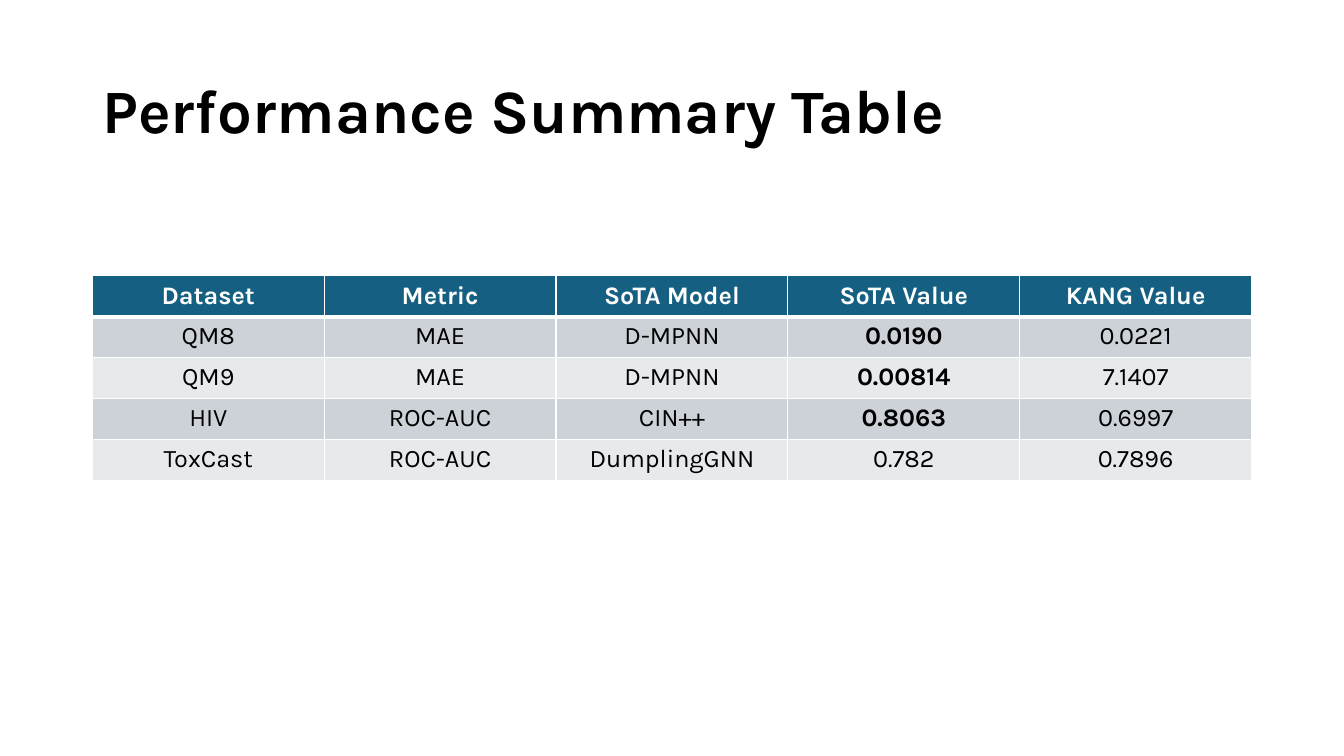
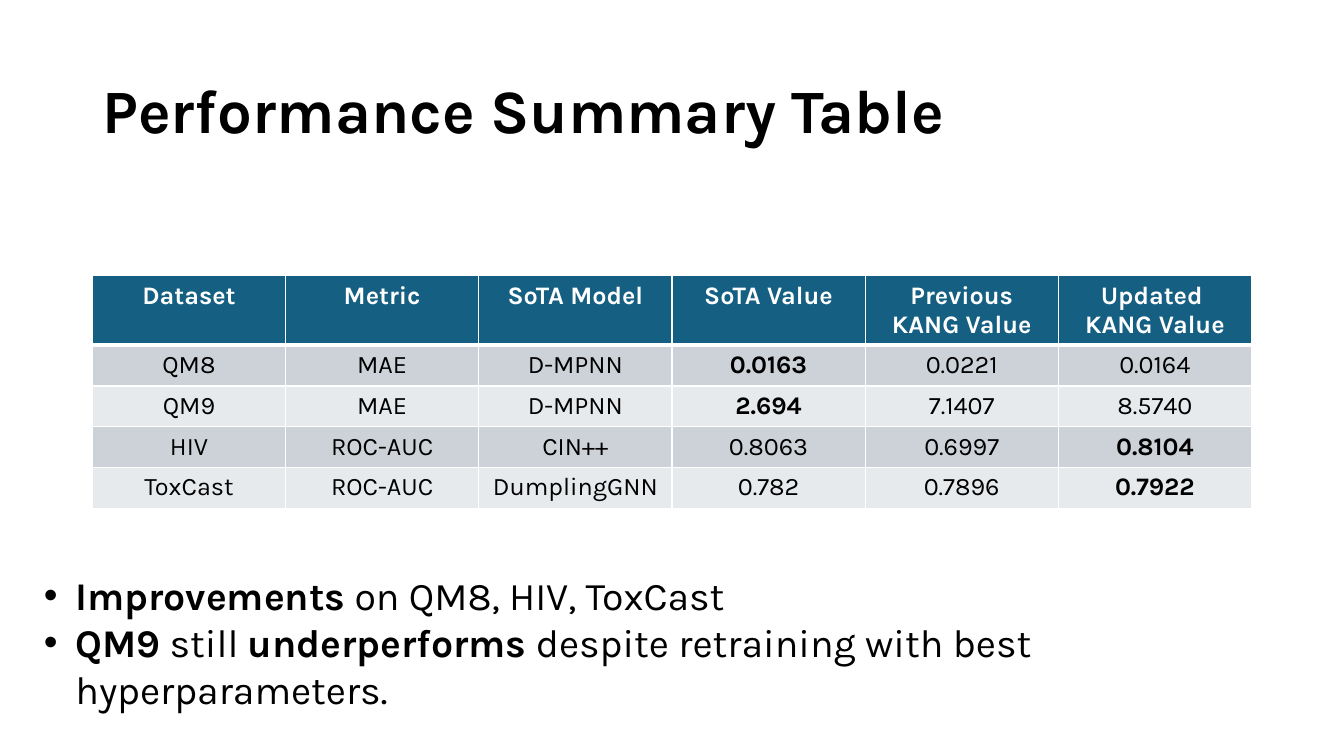
Before and after one commit to Marcoxmas/DataMiningProj, a slide deck: slide 13 of presentation/DM_Presentation.pptx (slide 10 before the commit). Drawn at 1344x756 pixels with LibreOffice and Linux fonts; fonts in the diff are those of the drawing; background and template pictures are left out. Boxes give left, top, right and bottom in pixels: in the first picture for what was removed or moved away, otherwise in the second. Text is boxed around its words. In the diff, an @@ line names an element or a change of style, - is before the commit and + after.

Commit message:
updated presentation

```diff
--- a/presentation/DM_Presentation.pptx
+++ b/presentation/DM_Presentation.pptx
@@ table at box(93, 276, 1254, 510) @@
-column 4: SoTA Value | 0.0190 | 0.00814 | 0.8063 | 0.782
-column 5: KANG Value | 0.0221 | 7.1407 | 0.6997 | 0.7896
+column 4: SoTA Value | 0.0163 | 2.694 | 0.8063 | 0.782
+column 5: Previous / KANG Value | 0.0221 | 7.1407 | 0.6997 | 0.7896
+column 6: Updated / KANG Value | 0.0164 | 8.5740 | 0.8104 | 0.7922
@@ text added at box(75, 584, 1032, 667), 28 pt, text #000000 @@
+• Improvements on QM8, HIV, ToxCast
+• QM9 still underperforms despite retraining with best hyperparameters.
```
Also in this commit, not shown: 6 other slides changed, 3 slides added, 1 other file.
